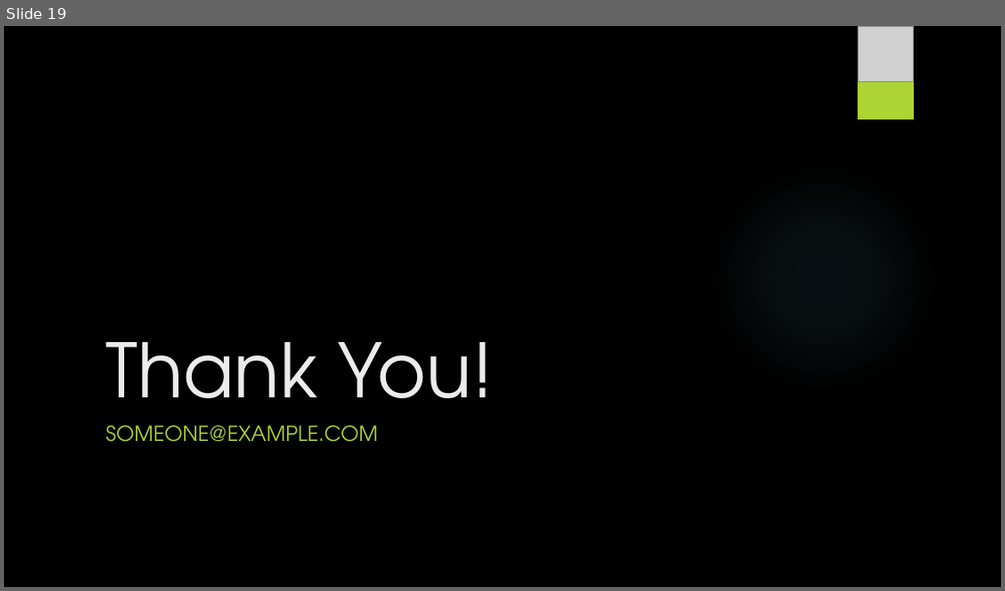
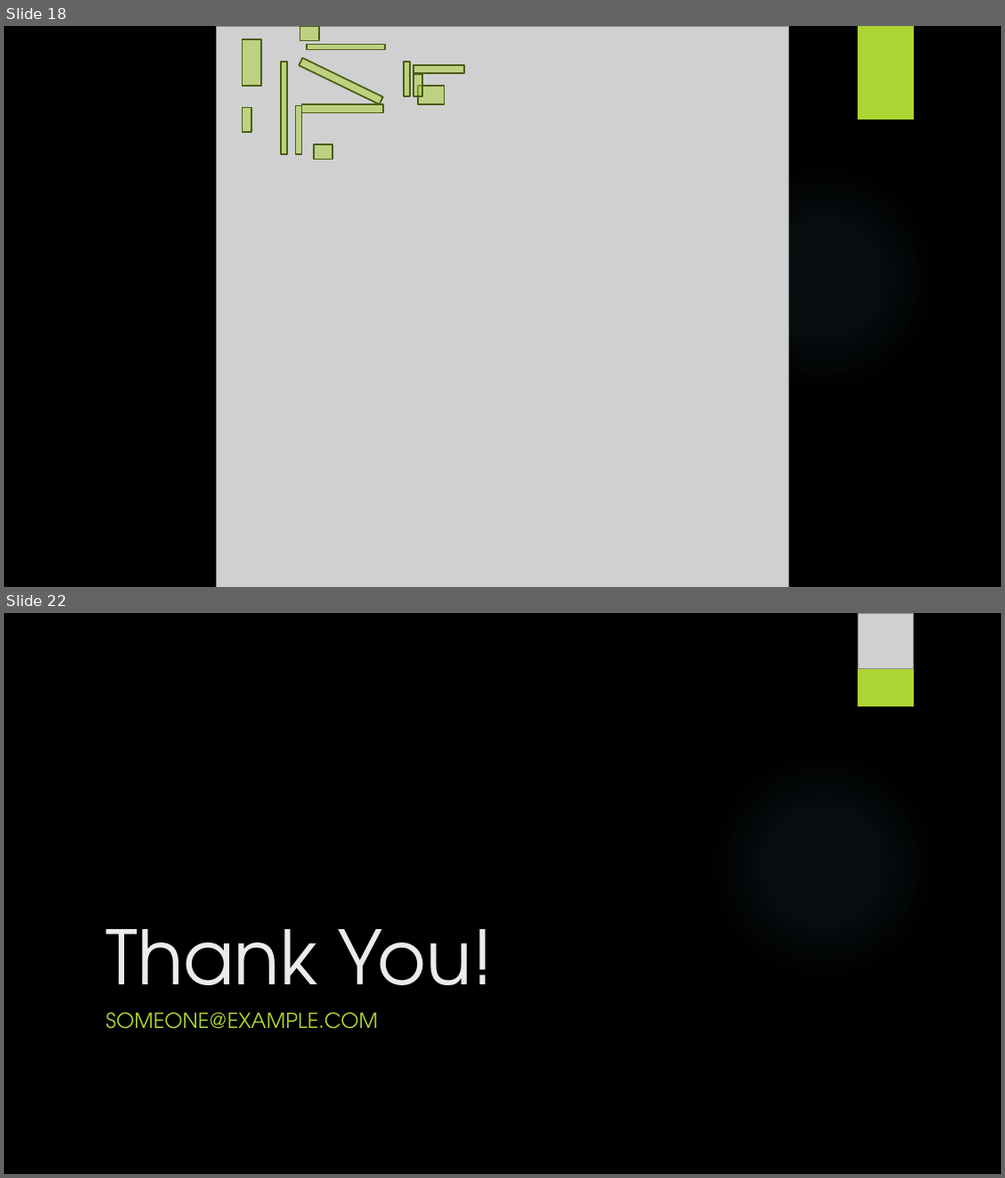
Before and after one commit to yasenstar/EA_MetaModel, a slide deck: Master_EAS_Meta-Model.pptx. Shown one above the other, each under a label of ours: slide 19 before the commit, slides 18 and 22 after it; the slides between them are not shown. The pictures are 1005x591 and 1005x1178 pixels, drawn with LibreOffice and Linux fonts; fonts in the diff are those of the drawing; grey boxes stand for pictures; background and template pictures are left out. Boxes give left, top, right and bottom in pixels: in the first picture for what was removed or moved away, otherwise in the second. Text is boxed around its words. In the diff, an @@ line names an element or a change of style, - is before the commit and + after.

```diff
--- a/Master_EAS_Meta-Model.pptx
+++ b/Master_EAS_Meta-Model.pptx
@@ slide 18 added at <box>4,26,1001,587</box>, background picture (left out); not listed: 1 template element that a slide beside it also shows @@
@@ picture added at <box>216,26,788,587</box> @@
@@ rectangle added at <box>243,39,262,86</box>, fill #ACD433 at 50% opacity, outline #4B5D16 1.5 pt @@
@@ rectangle added at <box>300,26,320,41</box>, fill #ACD433 at 50% opacity, outline #4B5D16 1.5 pt @@
@@ rectangle added at <box>307,44,386,49</box>, fill #ACD433 at 50% opacity, outline #4B5D16 1.5 pt @@
@@ rectangle added at <box>858,26,914,119</box>, fill #ACD433 @@
@@ rectangle added at <box>281,62,287,155</box>, fill #ACD433 at 50% opacity, outline #4B5D16 1.5 pt @@
@@ rectangle added at <box>299,58,383,104</box>, fill #ACD433 at 50% opacity, outline #4B5D16 1.5 pt @@
@@ rectangle added at <box>404,62,410,97</box>, fill #ACD433 at 50% opacity, outline #4B5D16 1.5 pt @@
@@ rectangle added at <box>413,65,464,73</box>, fill #ACD433 at 50% opacity, outline #4B5D16 1.5 pt @@
@@ rectangle added at <box>413,74,423,96</box>, fill #ACD433 at 50% opacity, outline #4B5D16 1.5 pt @@
@@ rectangle added at <box>301,104,383,112</box>, fill #ACD433 at 50% opacity, outline #4B5D16 1.5 pt @@
@@ rectangle added at <box>418,86,445,104</box>, fill #ACD433 at 50% opacity, outline #4B5D16 1.5 pt @@
@@ rectangle added at <box>243,108,252,132</box>, fill #ACD433 at 50% opacity, outline #4B5D16 1.5 pt @@
@@ rectangle added at <box>296,106,301,155</box>, fill #ACD433 at 50% opacity, outline #4B5D16 1.5 pt @@
@@ rectangle added at <box>314,144,333,160</box>, fill #ACD433 at 50% opacity, outline #4B5D16 1.5 pt @@
@@ what was slide 19 is now slide 22 @@
```
Also in this commit, not shown: 2 slides changed, 2 other slides added, 20 other files.
